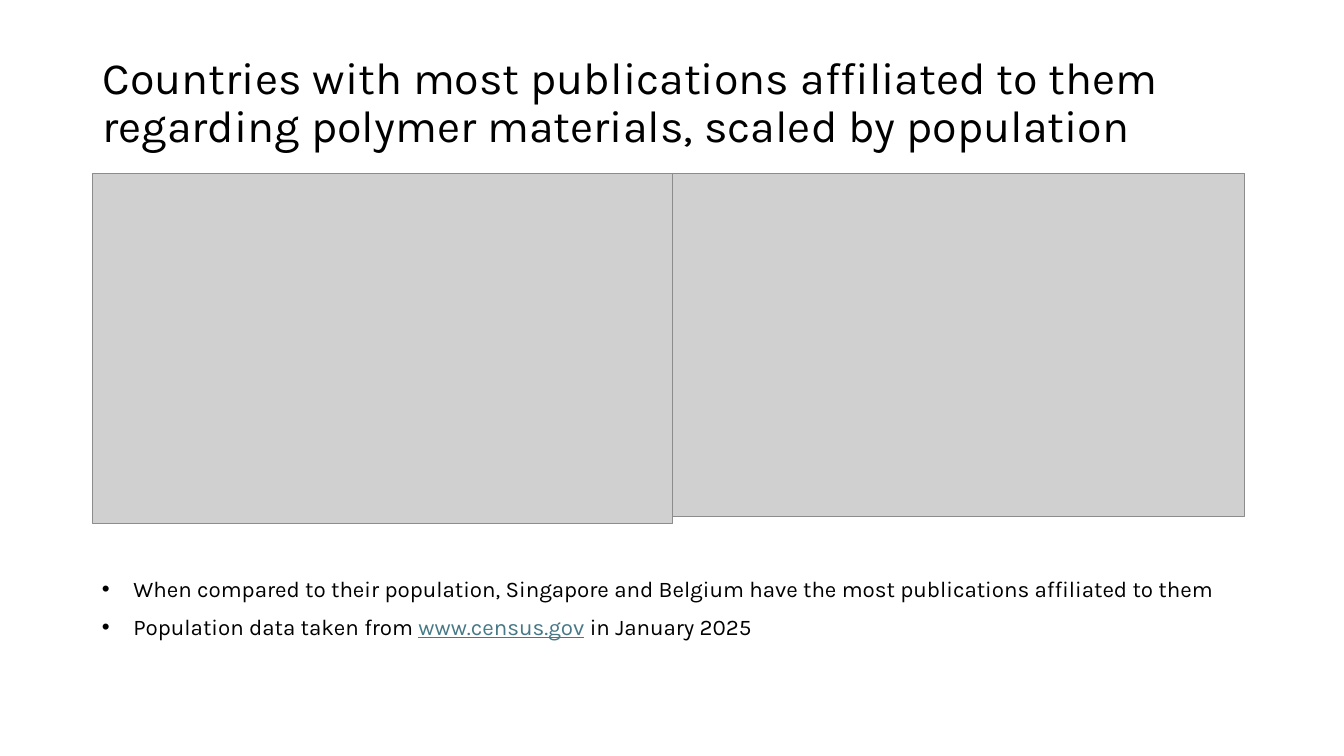
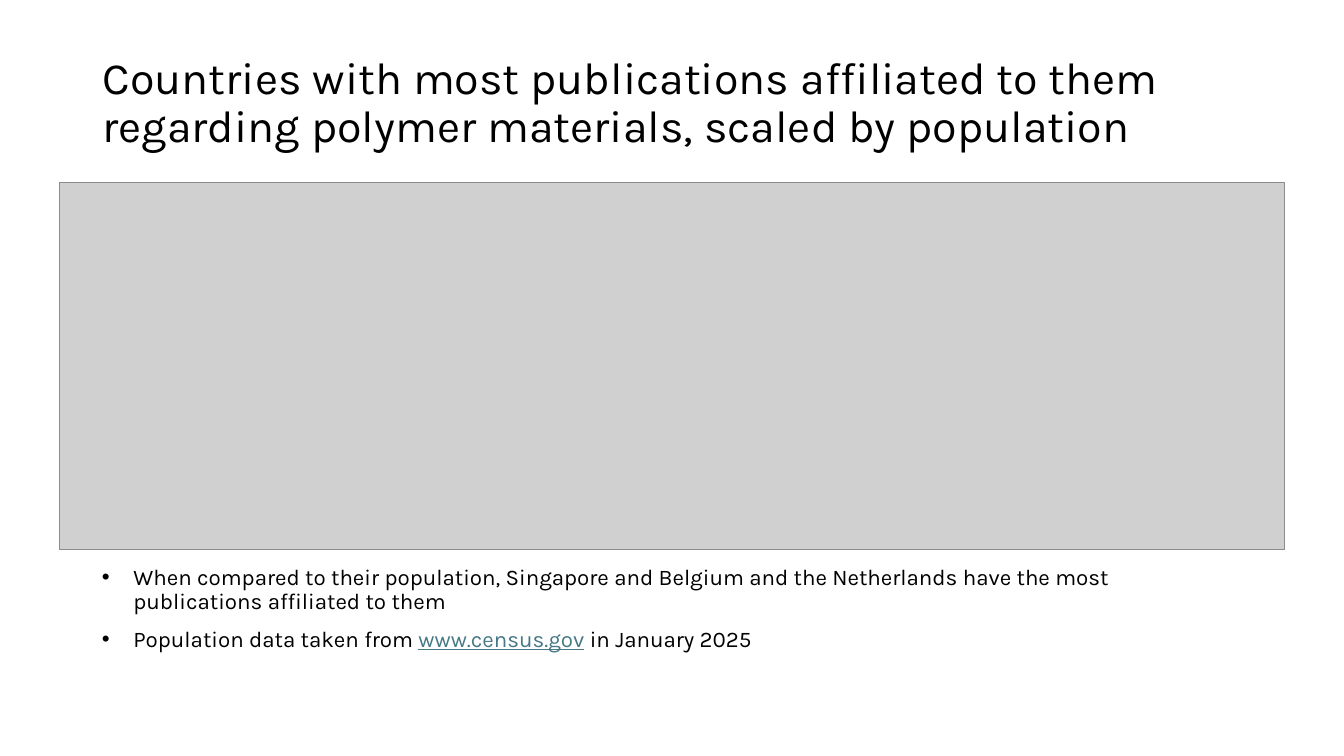
Before and after one commit to GMPuntigam/DataDrivenForesight, a slide deck: slide 15 of presentation/DataDrivenForesight.pptx (slide 13 before the commit). Drawn at 1344x756 pixels with LibreOffice and Linux fonts; fonts in the diff are those of the drawing; grey boxes stand for pictures. Boxes give left, top, right and bottom in pixels: in the first picture for what was removed or moved away, otherwise in the second. Text is boxed around its words. In the diff, an @@ line names an element or a change of style, - is before the commit and + after.

```diff
--- a/presentation/DataDrivenForesight.pptx
+++ b/presentation/DataDrivenForesight.pptx
@@ picture removed at (93,173,674,524) @@
@@ picture removed at (673,173,1244,516) @@
@@ picture added at (59,182,1285,549) @@
@@ text at (133,569,1108,615): text changed @@
-• When compared to their population, Singapore and Belgium have the most publications affiliated to them
+• When compared to their population, Singapore and Belgium and the Netherlands have the most publications affiliated to them
```
Also in this commit, not shown: 9 other slides changed, 3 slides added, 1 slide removed, 45 other files.
